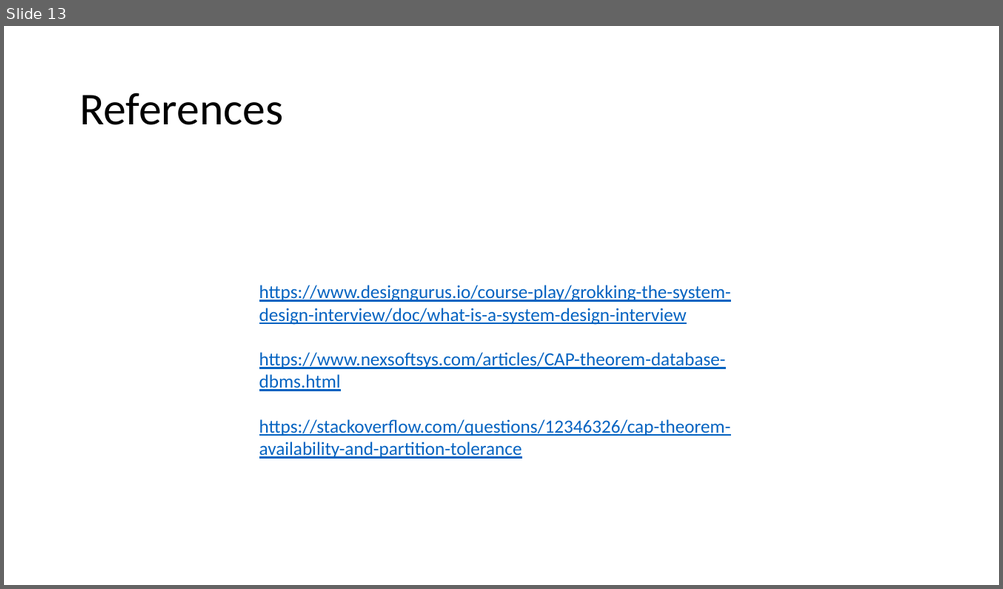
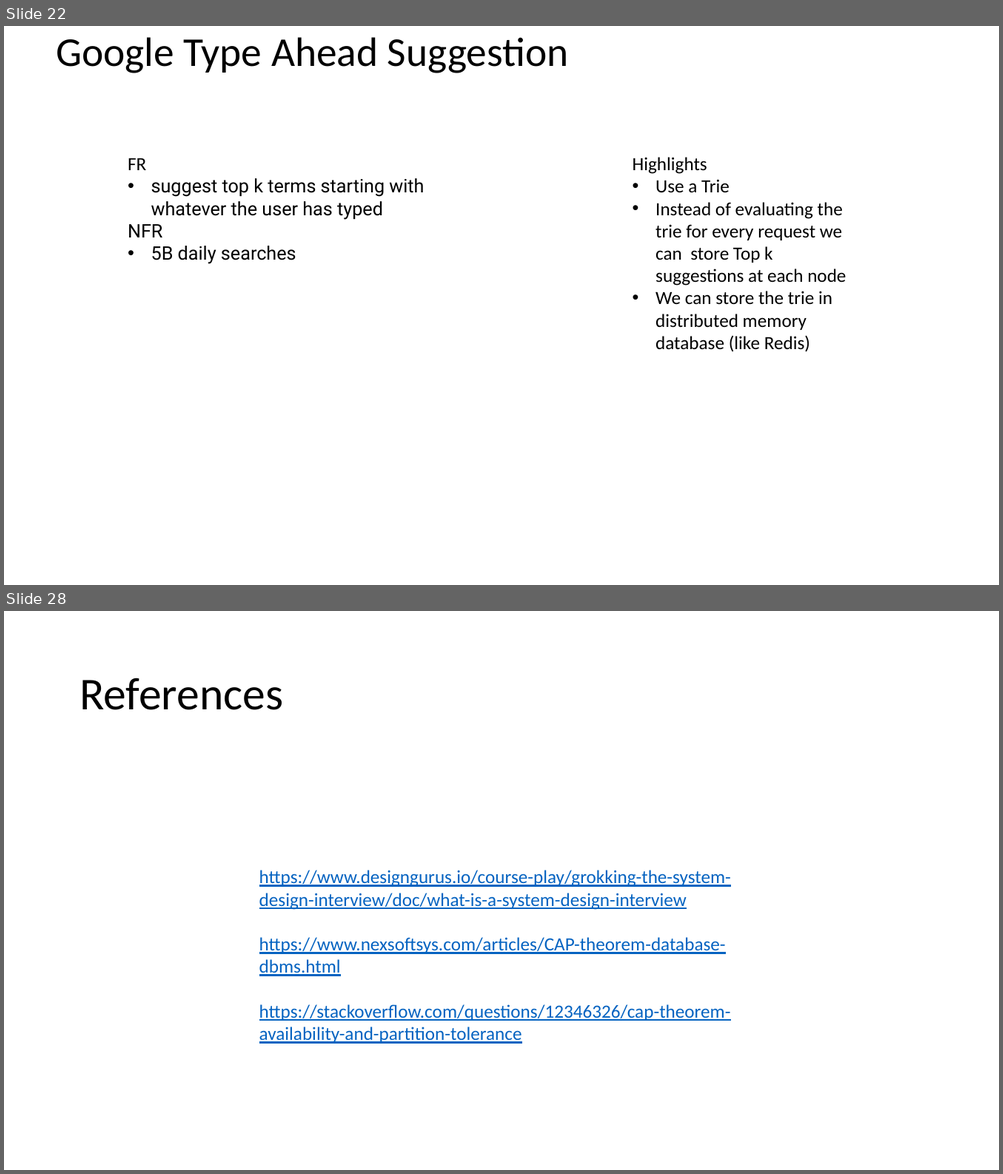
Before and after one commit to as6485/technology, a slide deck: System Design.pptx. Shown one above the other, each under a label of ours: slide 13 before the commit, slides 22 and 28 after it; the slides between them are not shown. The pictures are 1003x589 and 1003x1174 pixels, drawn with LibreOffice and Linux fonts; fonts in the diff are those of the drawing. Boxes give left, top, right and bottom in pixels: in the first picture for what was removed or moved away, otherwise in the second. Text is boxed around its words. In the diff, an @@ line names an element or a change of style, - is before the commit and + after.

```diff
--- a/System Design.pptx
+++ b/System Design.pptx
@@ slide 22 added at bbox=[4, 26, 999, 585], background #FFFFFF @@
@@ title added at bbox=[56, 37, 568, 73], 39.6 pt, text #000000 @@
+Google Type Ahead Suggestion
@@ text added at bbox=[128, 158, 424, 264], 18 pt, text #000000 @@
+FR
+• suggest top k terms starting with whatever the user has typed
+NFR
+• 5B daily searches
@@ text added at bbox=[632, 157, 845, 352], 18 pt, text #000000 @@
+Highlights
+• Use a Trie
+• Instead of evaluating the trie for every request we can store Top k suggestions at each node
+• We can store the trie in distributed memory database (like Redis)
@@ what was slide 13 is now slide 28 @@
```
Also in this commit, not shown: 1 slide changed, 14 other slides added, 1 other file.
